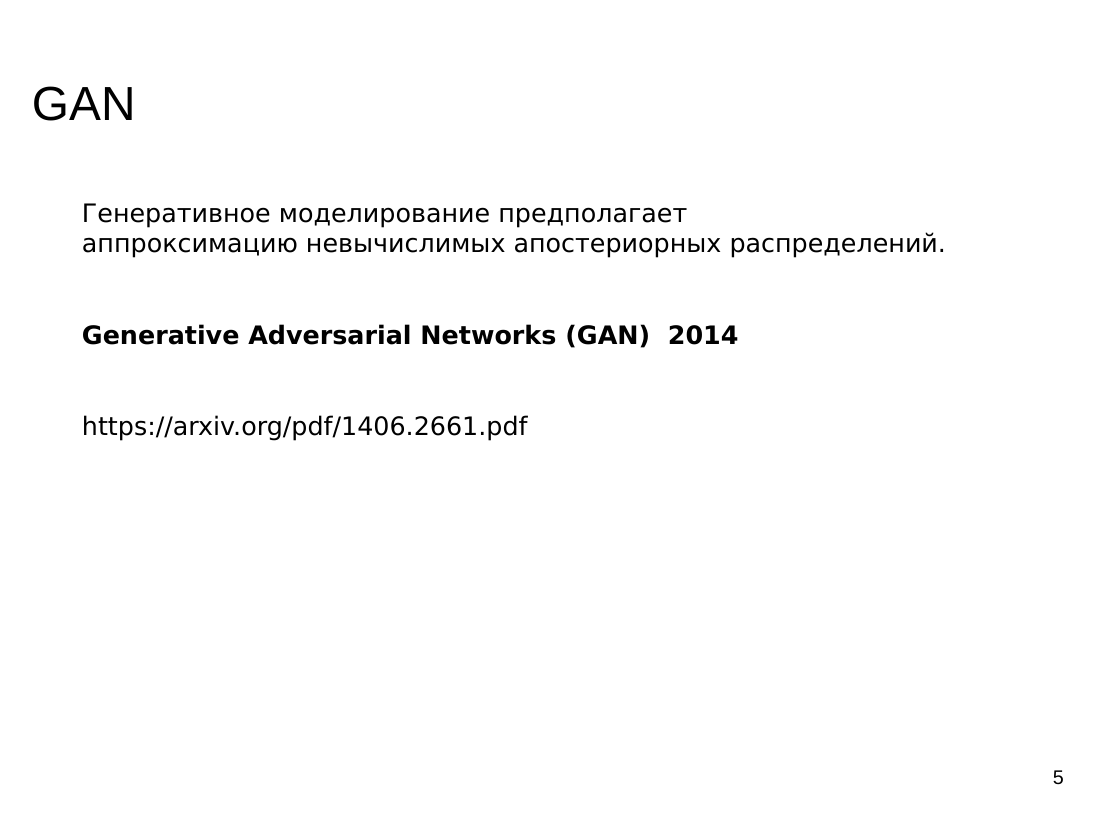
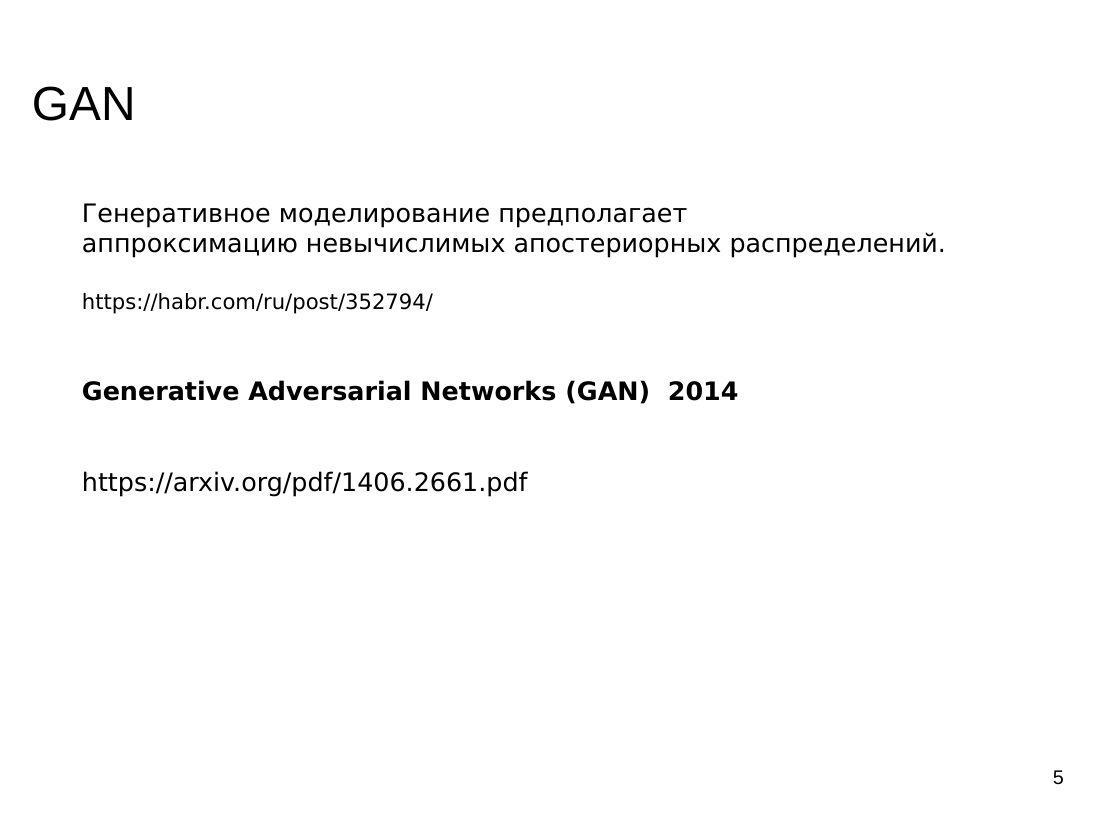
Before and after one commit to mechanoid5/ml_lectorium_legacy, a slide deck: slide 5 of 33-gan.odp. Drawn at 1120x840 pixels with LibreOffice and Linux fonts; fonts in the diff are those of the drawing; background and template pictures are left out. Boxes give left, top, right and bottom in pixels: in the first picture for what was removed or moved away, otherwise in the second. Text is boxed around its words. In the diff, an @@ line names an element or a change of style, - is before the commit and + after.

```diff
--- a/33-gan.odp
+++ b/33-gan.odp
@@ text at box(82, 293, 433, 314): paragraph added @@
+https://habr.com/ru/post/352794/
```
Also in this commit, not shown: 1 other slide changed, 20 other files.
